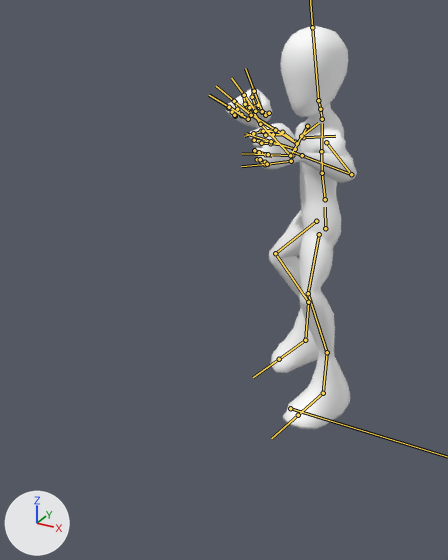
One commit to the FBX model Assets/Characters/Prototype/Animations/Haymaker.fbx: the scene before it, then after it.
Rendered twice from a 50 mm lens placed at (1.06, -2.69, 2.03), pointed at (-0.09, -0.61, 0.99). Every picture has the same lights, and +X, +Y and +Z are marked at lower left. Both versions are drawn at frame 33 of the action 'rig|Straight'; the numbers are the values there. The bones that bend it are drawn over the model as lines.

The first picture shows 'body_low'.
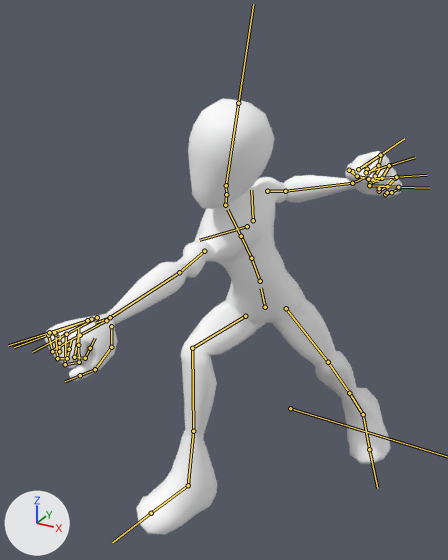
The edits, one by one:
Bone 'DEF-spine' (bone_def_spine) moves from (-0.182, -0.11, 0.005) to (0.494, -0.267, 0.047).
Bone 'DEF-spine' (bone_def_spine) turns from (1, 25, -6) to (2, 121, -20) degrees about its own x, y and z.
Bone 'DEF-spine.001' (bone_def_spine_001) turns from (0, 0, 2) to (-4, 0, 6) degrees about its own x, y and z.
Bone 'DEF-spine.002' (bone_def_spine_002) turns from (4, -3, 1) to (-7, -40, 12) degrees about its own x, y and z.
Bone 'DEF-spine.003' (bone_def_spine_003) turns from (6, 12, 1) to (64, 77, 58) degrees about its own x, y and z.
Bone 'DEF-spine.004' (bone_def_spine_004) turns from (-10, 41, -14) to (46, -81, -60) degrees about its own x, y and z.
Bone 'DEF-upper_arm.L' (bone_def_upper_arm_l) moves from (0.0, 0.001, 0.0) to (0.002, 0.004, 0.001).
Bone 'DEF-upper_arm.L' (bone_def_upper_arm_l) turns from (-22, -1, -8) to (-10, 3, 24) degrees about its own x, y and z.
Bone 'DEF-forearm.L' (bone_def_forearm_l) turns from (77, -54, 60) to (97, -23, 16) degrees about its own x, y and z.
Bone 'DEF-forearm.L' (bone_def_forearm_l) is rescaled from (0.99, 1.0, 1.0) to (0.99, 1.0, 1.01).
Bone 'DEF-hand.L' (bone_def_hand_l) turns from (2, -78, 0) to (15, -78, 0) degrees about its own x, y and z.
Bone 'DEF-upper_arm.R' (bone_def_upper_arm_r) turns from (37, -1, 3) to (20, 17, -80) degrees about its own x, y and z.
Bone 'DEF-forearm.R' (bone_def_forearm_r) turns from (82, -27, 70) to (-45, 66, -45) degrees about its own x, y and z.
Bone 'DEF-forearm.R' (bone_def_forearm_r) is rescaled from (1.01, 0.99, 1.0) to (1.0, 1.0, 1.0).
Bone 'DEF-thigh.L' (bone_def_thigh_l) turns from (-18, -3, -19) to (-29, -2, -8) degrees about its own x, y and z.
Bone 'DEF-shin.L' (bone_def_shin_l) turns from (39, -30, 5) to (35, 8, -1) degrees about its own x, y and z.
Bone 'DEF-foot.L' (bone_def_foot_l) turns from (-4, -5, 1) to (9, -3, -6) degrees about its own x, y and z.
Bone 'DEF-toe.L' (bone_def_toe_l) turns from (20, 4, 1) to (41, -10, -21) degrees about its own x, y and z.
Bone 'DEF-thigh.R' (bone_def_thigh_r) turns from (-39, -5, -15) to (-76, 25, 31) degrees about its own x, y and z.
Bone 'DEF-shin.R' (bone_def_shin_r) turns from (61, -18, 14) to (94, 42, 33) degrees about its own x, y and z.
Bone 'DEF-shin.R' (bone_def_shin_r) is rescaled from (1.0, 0.97, 1.03) to (1.01, 0.97, 1.03).
Bone 'DEF-foot.R' (bone_def_foot_r) turns from (-17, -9, 5) to (7, -9, 5) degrees about its own x, y and z.
Bone 'DEF-toe.R' (bone_def_toe_r) turns from (1, -1, -1) to (11, -10, -7) degrees about its own x, y and z.

Boxes (x1, y1, x2, y2) around the edits, measured in the pictures (448 x 560 px):
'body_low', posed (171% wider, 8% taller): before (226, 26, 357, 429); after (45, 98, 402, 535)
bone 'DEF-spine', root to tip: before (325, 228) to (325, 207); after (265, 307) to (261, 288)
bone 'DEF-spine.001', root to tip: before (325, 199) to (322, 173); after (260, 281) to (251, 258)
bone 'DEF-spine.002', root to tip: before (322, 173) to (321, 151); after (251, 258) to (241, 236)
bone 'DEF-spine.003', root to tip: before (321, 151) to (322, 123); after (241, 236) to (227, 209)
bone 'DEF-spine.004', root to tip: before (322, 119) to (320, 109); after (225, 205) to (226, 194)
bone 'DEF-upper_arm.L', root to tip: before (326, 142) to (351, 174); after (267, 191) to (285, 191)
bone 'DEF-forearm.L', root to tip: before (351, 174) to (302, 155); after (285, 191) to (352, 183)
bone 'DEF-hand.L', root to tip: before (302, 155) to (291, 151); after (352, 183) to (365, 177)
bone 'DEF-upper_arm.R', root to tip: before (307, 126) to (290, 155); after (204, 251) to (179, 272)
bone 'DEF-forearm.R', root to tip: before (290, 155) to (260, 124); after (179, 272) to (110, 317)
bone 'DEF-thigh.L', root to tip: before (319, 234) to (308, 293); after (286, 308) to (328, 362)
bone 'DEF-shin.L', root to tip: before (308, 293) to (327, 352); after (328, 362) to (349, 393)
bone 'DEF-foot.L', root to tip: before (327, 352) to (323, 393); after (349, 393) to (363, 414)
bone 'DEF-toe.L', root to tip: before (323, 393) to (298, 415); after (363, 414) to (369, 449)
bone 'DEF-thigh.R', root to tip: before (316, 221) to (275, 253); after (245, 316) to (192, 348)
bone 'DEF-shin.R', root to tip: before (275, 253) to (308, 302); after (192, 348) to (193, 431)
bone 'DEF-foot.R', root to tip: before (308, 302) to (305, 340); after (193, 431) to (188, 485)
bone 'DEF-toe.R', root to tip: before (305, 340) to (279, 359); after (188, 485) to (151, 513)
